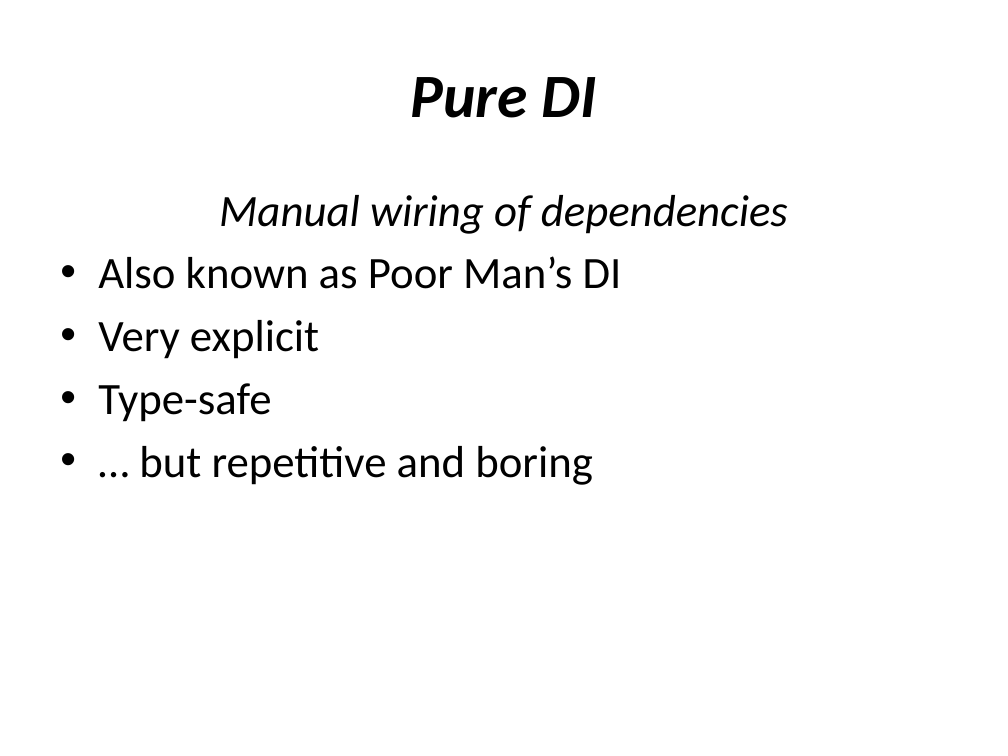
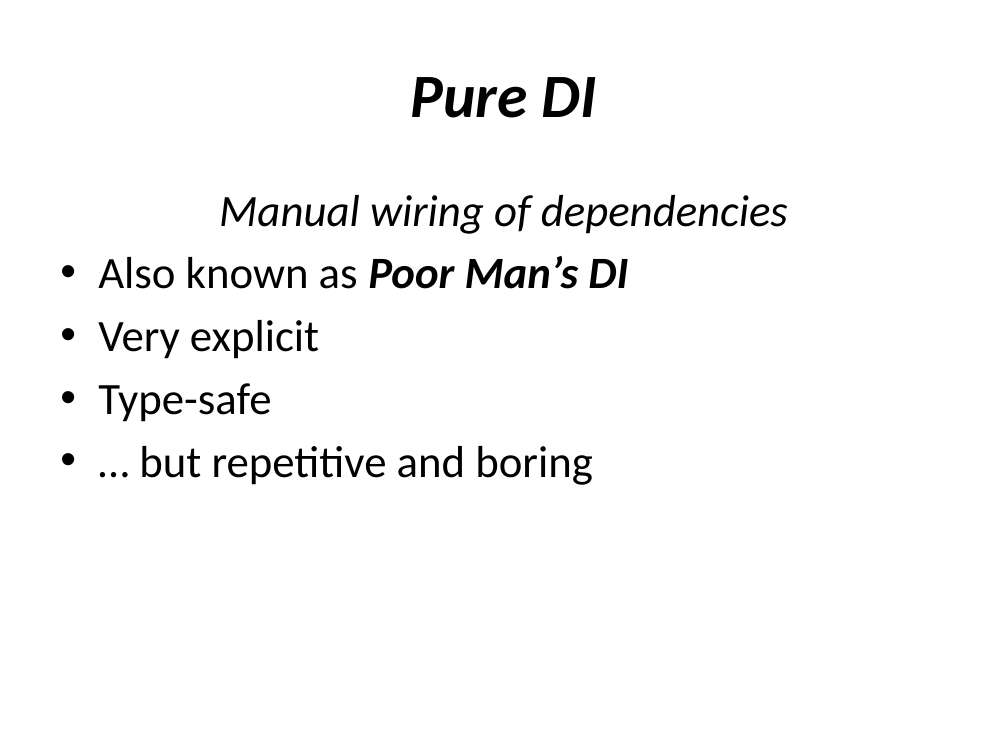
Before and after one commit to tsimbalar/DependencyInjectionTheRightWay, a slide deck: slide 29 of Dependency Injection - the right way.pptx (slide 30 before the commit). Drawn at 1008x756 pixels with LibreOffice and Linux fonts; fonts in the diff are those of the drawing. Boxes give left, top, right and bottom in pixels: in the first picture for what was removed or moved away, otherwise in the second. Text is boxed around its words. In the diff, an @@ line names an element or a change of style, - is before the commit and + after.

```diff
--- a/Dependency Injection - the right way.pptx
+++ b/Dependency Injection - the right way.pptx
@@ text at [98, 256, 628, 289]: bold on, italic on in "Poor Man’s DI" @@
```
Also in this commit, not shown: 14 other slides changed, 1 slide removed.
